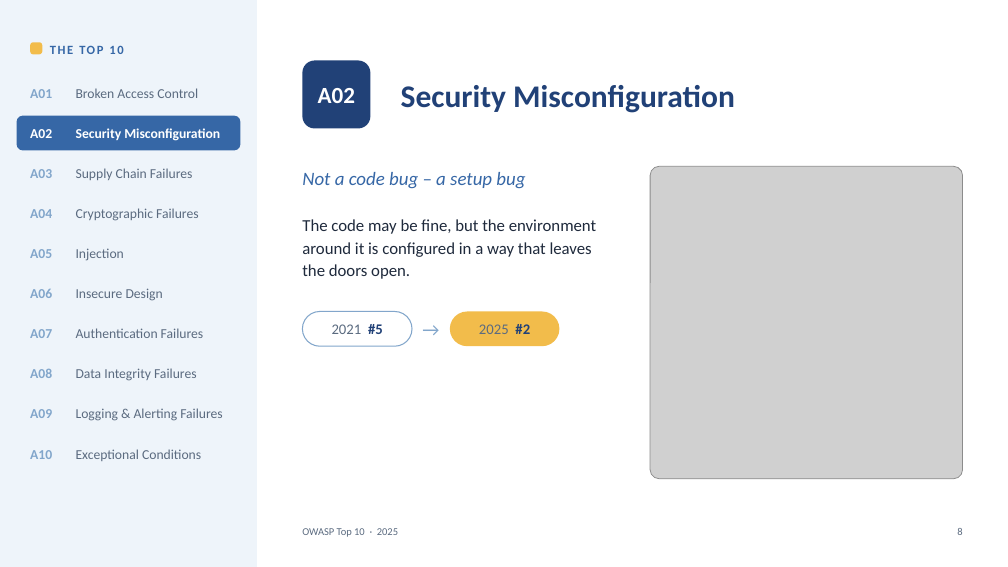
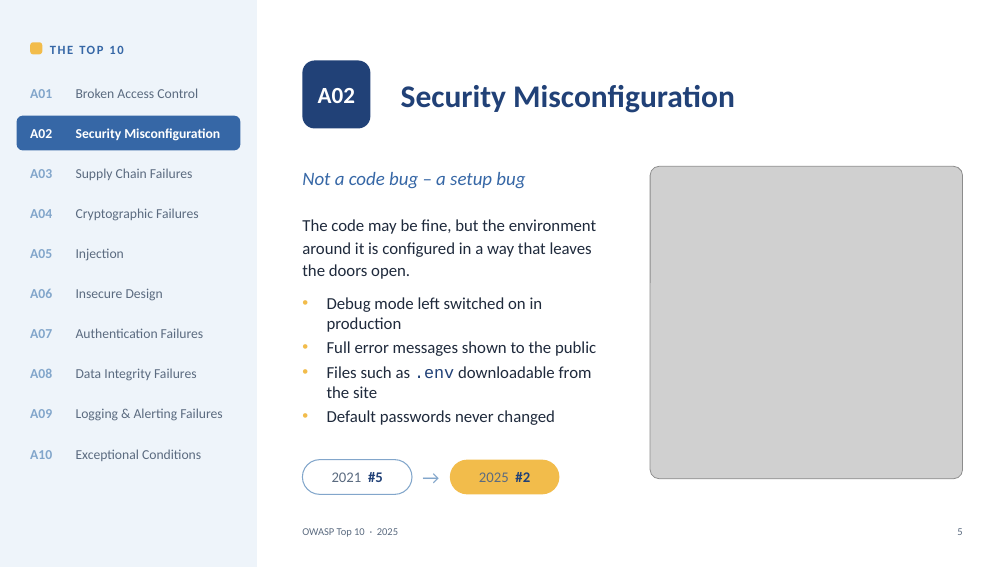
Before and after one commit to AmorZhao-Ghyston/VulnerableSandbox, a slide deck: slide 5 of Lunch-and-learn/OWASP-Top10-2025.pptx (slide 8 before the commit). Drawn at 1008x567 pixels with LibreOffice and Linux fonts; fonts in the diff are those of the drawing; grey boxes stand for pictures. Boxes give left, top, right and bottom in pixels: in the first picture for what was removed or moved away, otherwise in the second. Text is boxed around its words. In the diff, an @@ line names an element or a change of style, - is before the commit and + after.

```diff
--- a/Lunch-and-learn/OWASP-Top10-2025.pptx
+++ b/Lunch-and-learn/OWASP-Top10-2025.pptx
@@ text added at (x1=327, y1=297, x2=596, y2=425), 16 pt, text #1F2A3C @@
+• Debug mode left switched on in production
+• Full error messages shown to the public
+• Files such as .env downloadable from the site
+• Default passwords never changed
@@ 2 rounded rectangles, 1 text moved together from (x1=302, y1=312, x2=560, y2=346) to (x1=302, y1=460, x2=560, y2=495) @@
```
Also in this commit, not shown: 17 other slides changed, 8 slides removed, 7 other files.
